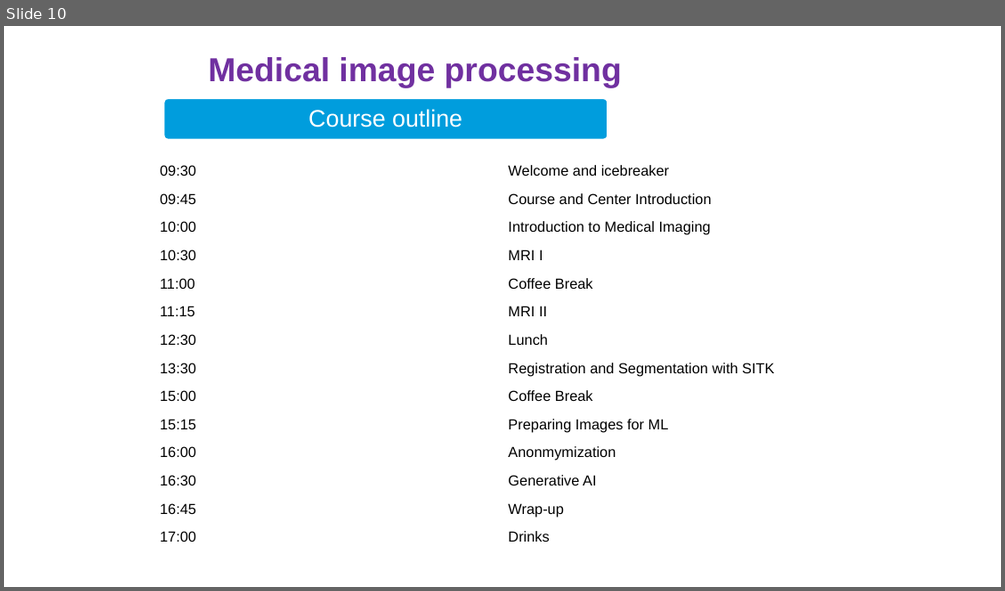
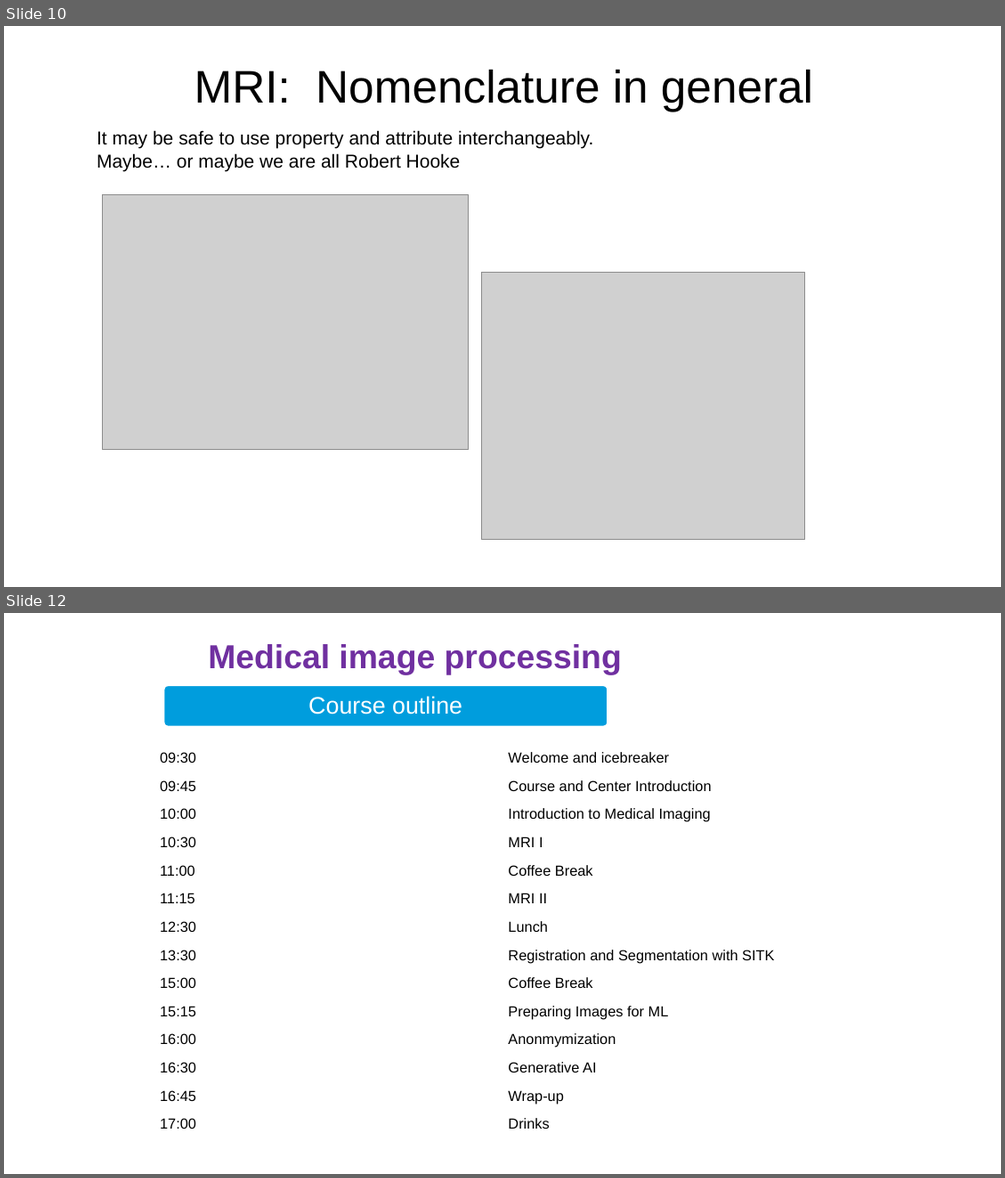
Before and after one commit to esciencecenter-digital-skills/medical-image-processing-materials, a slide deck: presentations/mri_lecture.pptx. Shown one above the other, each under a label of ours: slide 10 before the commit, slides 10 and 12 after it; the slides between them are not shown. The pictures are 1005x591 and 1005x1178 pixels, drawn with LibreOffice and Linux fonts; fonts in the diff are those of the drawing; grey boxes stand for pictures; background and template pictures are left out. Boxes give left, top, right and bottom in pixels: in the first picture for what was removed or moved away, otherwise in the second. Text is boxed around its words. In the diff, an @@ line names an element or a change of style, - is before the commit and + after.

```diff
--- a/presentations/mri_lecture.pptx
+++ b/presentations/mri_lecture.pptx
@@ slide 10 added at (4, 26, 1001, 587), background picture (left out) @@
@@ title added at (194, 69, 813, 111), 44 pt, text #000000 @@
+MRI: Nomenclature in general
@@ text added at (97, 130, 593, 171), 18 pt, text #000000 @@
+It may be safe to use property and attribute interchangeably.
+Maybe… or maybe we are all Robert Hooke
@@ picture added at (102, 194, 469, 449) @@
@@ picture added at (481, 272, 804, 539) @@
@@ what was slide 10 is now slide 12 @@
```
Also in this commit, not shown: 1 slide changed, 1 other slide added.
